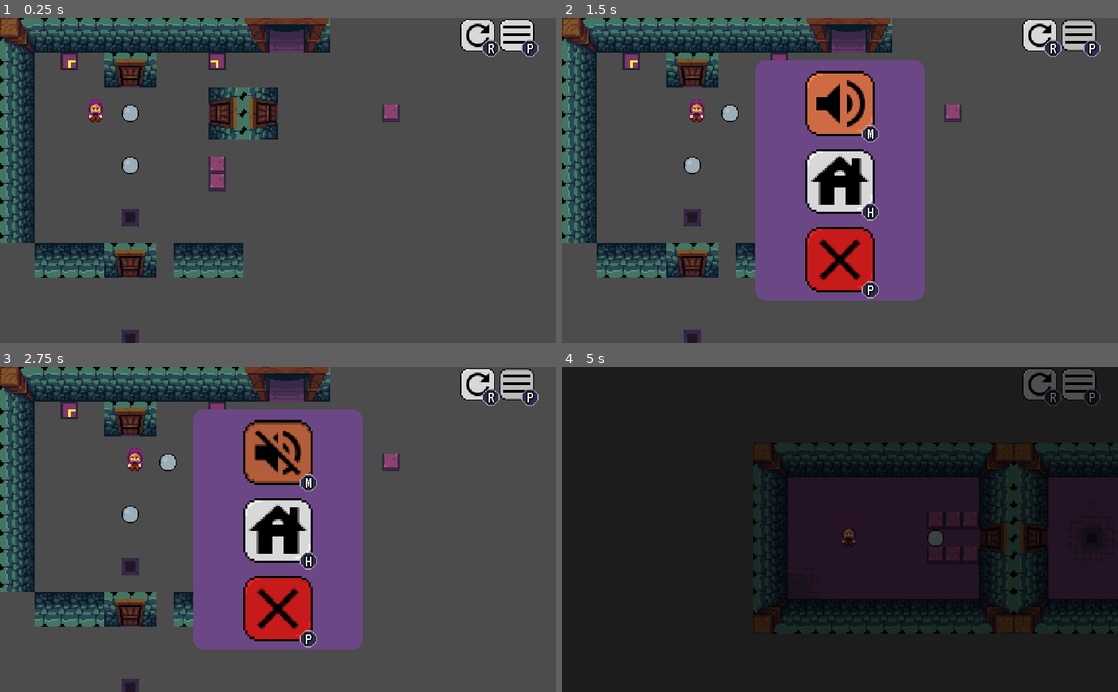
Above: before the commit, frames 1-4 (two rows, left to right).
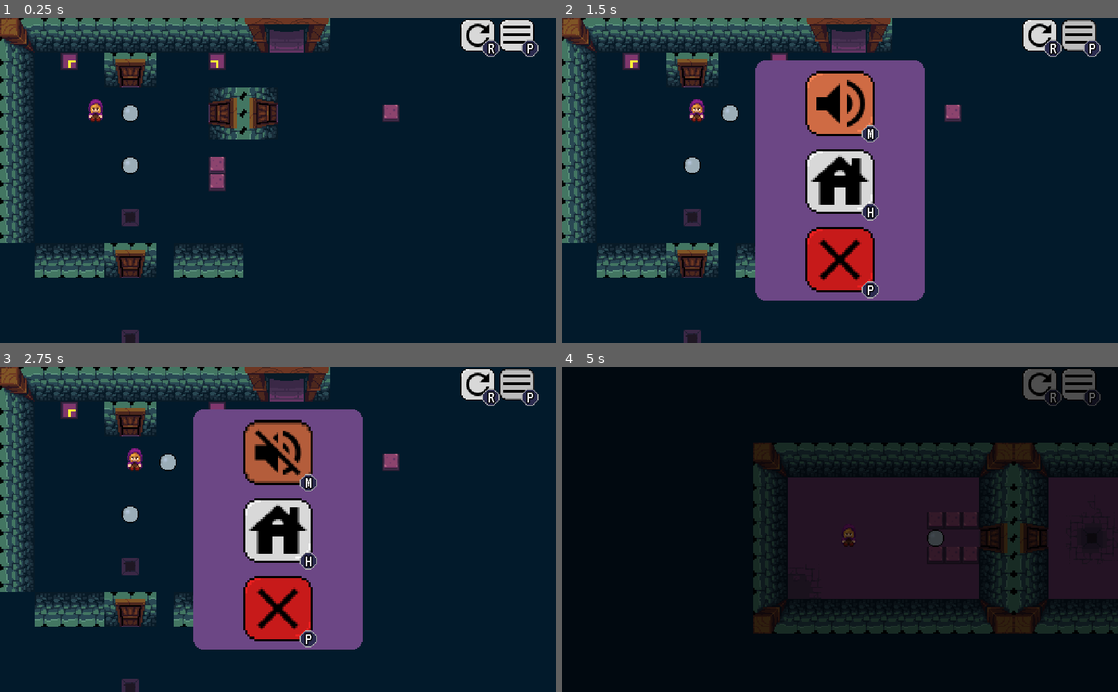
Above: after the commit, the same moments.

Repository: bc5g15/rock-push
Game: Godot game, scene res://Debug.tscn
The game is run twice, just before and just after one commit, with the same random seed, the same clock (stepped at 60 frames per second) and the same inputs.
Inputs (mouse positions are in pixels of both pictures, inside the frame that each line leads up to):
- Up to frame 1 (0.25 s): no input
- Up to frame 2 (1.5 s): tap Enter (ui_accept) at 0.5, 0.77 s; hold D (right) 0.53-1.25 s; click (1079, 34) at 1.25 s
- Up to frame 3 (2.75 s): click (278, 451) at 2 s
- Up to frame 4 (5 s): click (840, 529) at 2.75 s; hold S (down) 3.53-4.25 s; tap Enter (ui_accept) at 3.77 s; click "1-1" at 4.25 s

The runs differ from the first frame. In frame 1, 80% of the frame differs, in the area x 0-100%, y 0-100%; in frame 2, 61%; in frame 3, 61%; in frame 4, 60%.

Commit message:
Changed default backdrop to dark blue

Diff:
--- a/project.godot
+++ b/project.godot
@@ -141,4 +141,5 @@
 quality/driver/driver_name="GLES2"
 vram_compression/import_etc=true
 vram_compression/import_etc2=false
+environment/default_clear_color=Color( 0.00784314, 0.101961, 0.168627, 1 )
 environment/default_environment="res://default_env.tres"
